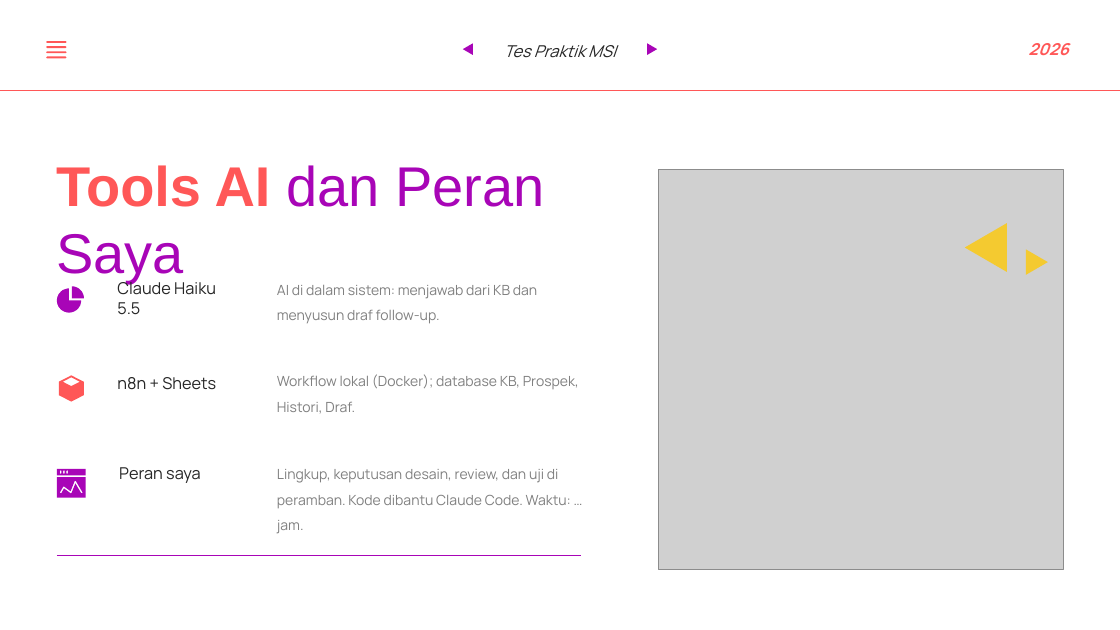
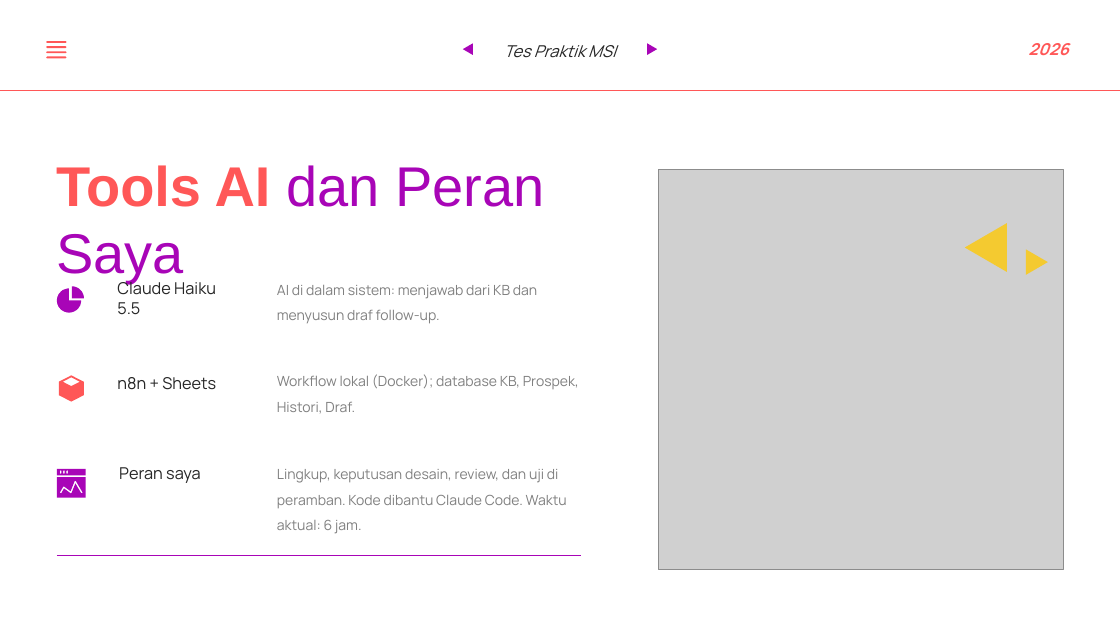
Before and after one commit to VerindraHernandaPutra/Verindra_TesPraktik_MSI, a slide deck: slide 6 of presentasi/Verindra_TesPraktik_MSI_Presentasi.pptx. Drawn at 1120x630 pixels with LibreOffice and Linux fonts; fonts in the diff are those of the drawing; grey boxes stand for pictures. Boxes give left, top, right and bottom in pixels: in the first picture for what was removed or moved away, otherwise in the second. Text is boxed around its words. In the diff, an @@ line names an element or a change of style, - is before the commit and + after.

Commit message:
BL-20: tautan rekaman A1-D01, catatan repo publik, waktu aktual pada deck

```diff
--- a/presentasi/Verindra_TesPraktik_MSI_Presentasi.pptx
+++ b/presentasi/Verindra_TesPraktik_MSI_Presentasi.pptx
@@ text at (277,469,567,534): text changed @@
-Lingkup, keputusan desain, review, dan uji di peramban. Kode dibantu Claude Code. Waktu: … jam.
+Lingkup, keputusan desain, review, dan uji di peramban. Kode dibantu Claude Code. Waktu aktual: 6 jam.
```
Also in this commit, not shown: 3 other files.
